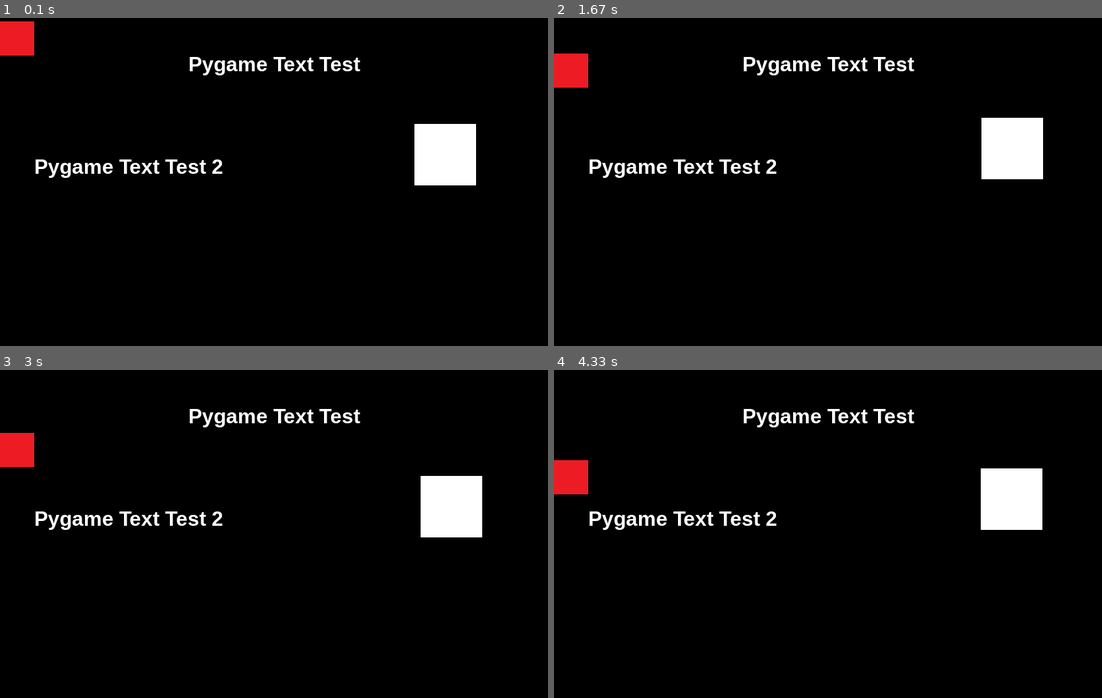
Above: before the commit, frames 1-4 (two rows, left to right).
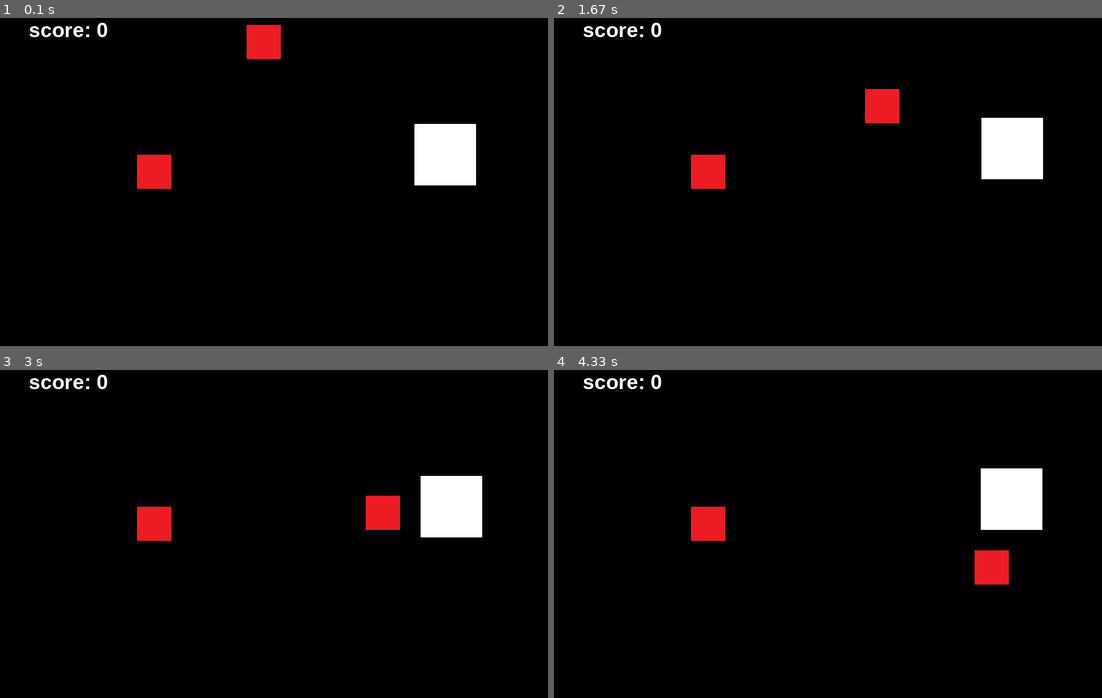
Above: after the commit, the same moments.

Repository: onesun14/1sun_project_python
Game: pygame game, started from game/pygame/game.py
The game is run twice, just before and just after one commit, with the same random seed, the same clock (stepped at 60 frames per second) and the same inputs.
Inputs:
- Up to frame 1 (0.1 s): no input
- Up to frame 2 (1.67 s): tap Enter at 0.33 s; hold Right 0.67-1.13 s; hold Up 1.17-1.47 s; hold Right from 1.5 s (still down)
- Up to frame 3 (3 s): release Right at 1.97 s; hold Left 2-2.53 s; hold Down 2.57-2.87 s; hold Left from 2.9 s (still down)
- Up to frame 4 (4.33 s): release Left at 3.3 s; hold Up 3.33-3.7 s; hold Right from 3.73 s (still down)

The runs differ from the first frame. In frame 1, 3.4% of the frame differs, in the area x 0-66%, y 1-53%; in frame 2, 3.4%; in frame 3, 3.4%; in frame 4, 3.4%.

Commit message:
Update game.py

Diff:
--- a/game/pygame/game.py
+++ b/game/pygame/game.py
@@ -2,8 +2,10 @@
 import random
 pygame.init()
 count = 0
-display_width = 800
-display_height = 600
+display_width = 800 #가로
+display_height = 600 #세로
+#0 ~ 800   0 ~ 600
+#왼쪽 오른쪽 위  아래
 score = 0
 count = 0
 
@@ -13,30 +15,29 @@
 green = (0, 255, 0)
 blue = (0, 0, 255)
 yellow = (255, 255, 0)
-car_width = 480
-car_height = 240
 
 hp = 1
 screen = pygame.display.set_mode([display_width, display_height])
-carImg = pygame.image.load('./nemo.png')
+nemoImg = pygame.image.load('./nemo.png')
 knemoImg = pygame.image.load('./knemo.png')
+#background = pygame.image.load('./space.png')
 
-def car(carImg, x, y):
-    screen.blit(carImg, (x,y))
+def nemo(nemoImg, x, y):
+    screen.blit(nemoImg, (x, y))
 
 def knemo(knemoImg, x, y):
     screen.blit(knemoImg, (x, y))
 
 
-
-
 running = True
 n_x = 600
 n_y = 150
-kx = 0
+kx = 350
 ky = 0
 x_change = 0
 y_change = 0
+kx_change = 1
+ky_change = 1
 while running:
     for event in pygame.event.get():
         if event.type == pygame.QUIT:
@@ -44,87 +45,73 @@
         if event.type == pygame.KEYDOWN:
             if event.key == pygame.K_LEFT:
                 x_change = -0.5
-        if event.type == pygame.KEYDOWN:
-            if event.key == pygame.K_RIGHT:
+            elif event.key == pygame.K_RIGHT:
                 x_change = 0.5
-        if event.type == pygame.KEYDOWN:
-            if event.key == pygame.K_DOWN:
+            elif event.key == pygame.K_DOWN:
                 y_change = 0.5
-        if event.type == pygame.KEYDOWN:
-            if event.key == pygame.K_UP:
+            elif event.key == pygame.K_UP:
                 y_change = -0.5
+
         if event.type == pygame.KEYUP:
             if event.key == pygame.K_LEFT or event.key == pygame.K_RIGHT:
                 x_change = 0
-            if event.key == pygame.K_DOWN:
+            elif event.key == pygame.K_DOWN:
                 y_change = 0
-            if event.key == pygame.K_UP:
+            elif event.key == pygame.K_UP:
                 y_change = 0
 
-    if n_x <= kx <= n_x + 50 or n_x <= kx + 50 <= n_x + 50:
-        if n_y >= ky >= n_y - 50 or n_y >= ky - 50 >= n_y - 50:
+    if n_x <= kx <= n_x + 20 or n_x <= kx + 20 <= n_x + 20:
+        if n_y >= ky >= n_y - 20 or n_y >= ky - 20 >= n_y - 20:
             running = False
 
-    if n_x == 800:
-        n_x = 0
-    if n_x == - 50:
-        n_x = 750
-    if n_y == -50:
-        n_y = 550
-    if n_y == 600:
-        n_y = 0
+    #if n_x == 701:
+    #    n_x = 0
+    #elif n_x == - 50:
+     #   n_x = 651
+    #elif n_y == -50:
+     #   n_y = 651
+    #elif n_y == 701:
+    #    n_y = 0
 
-    if count == 0:
-        if ky != 600:
-            ky += 0.5
-        elif ky >= 600:
-            kx = 0
-            ky = random.randrange(-49, 599)
-            score += 100
-            count = 1
-            print(score)
-    elif count == 1:
-        if kx != 800:
-            kx += 0.5
-        elif kx >= 800:
-            ky = 0
-            kx = random.randrange(-49, 799)
-            score += 100
-            count = 2
-            print(score)
-    elif count == 2:
-        if ky != 0:
-            ky += -0.5
-        elif ky <= 0:
-            kx = 800
-            ky = random.randrange(-49, 599)
-            score += 100
-            count = 3
-            print(score)
-    elif count == 3:
-        if kx != -25:
-            kx += -0.5
-        elif kx <= -25:
-            ky = 0
-            kx = random.randrange(-49, 799)
-            score += 100
-            count = 0
-            print(score)
+    if ky == -20:
+        kx_change = random.randrange(-1, 1)
+        ky_change = 1
+    elif kx == 800 - 20:
+        kx_change = -1
+        ky_change = random.randrange(-1, 1)
+    elif ky == 600 - 20:
+        kx_change = random.randrange(-1, 1)
+        ky_change = -1
+    elif kx == -20:
+        kx_change = 1
+        ky_change = random.randrange(-1, 1)
+
+
+
+    kx += kx_change
+    ky += ky_change
+
+
 
     #print(n_x, n_y)
+    #screen.blit(background, (0, 0))
     screen.fill(black)
     myFont = pygame.font.SysFont("arial", 30, True, False)
-    text_Title = myFont.render("Pygame Text Test", True, white)
+    text_Title = myFont.render("score: {}".format(score), True, white)
     text_Rect = text_Title.get_rect()
-    text_Rect.centerx = round(display_width / 2)
+    text_Rect.centerx = 100
 
-    text_Rect.y = 50
+    text_Rect.y = 0
     screen.blit(text_Title, text_Rect)
-    text_Title2 = myFont.render("Pygame Text Test 2", True, white)
-    screen.blit(text_Title2, [50, 200])
     n_x += x_change
     n_y += y_change  # y = y + y_change
-    car(carImg, n_x, n_y)
+    nemo(nemoImg, n_x, n_y)
     knemo(knemoImg, kx, ky)
+    screen.blit(knemoImg, (200, 200))
+    screen.blit(knemoImg, (200, 200))
+    screen.blit(knemoImg, (200, 200))
+    screen.blit(knemoImg, (200, 200))
+
+    #pygame.draw.circle(screen, (255, 255, 255), (n_x, n_y), 20)
     pygame.display.update()
 pygame.quit()
